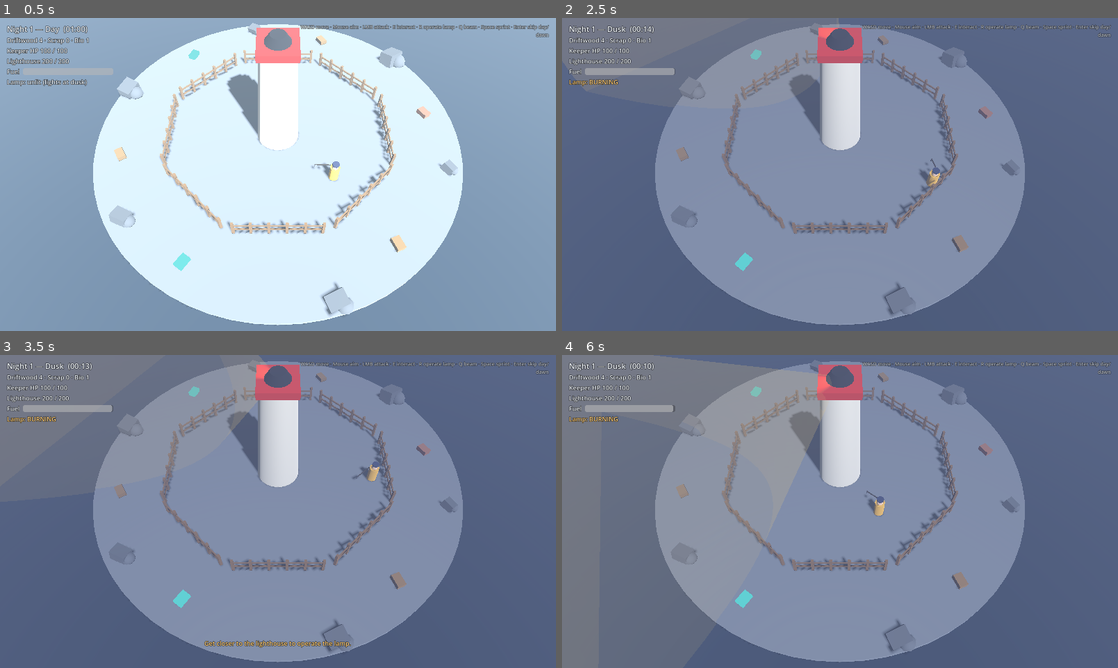
Above: before the commit, frames 1-4 (two rows, left to right).
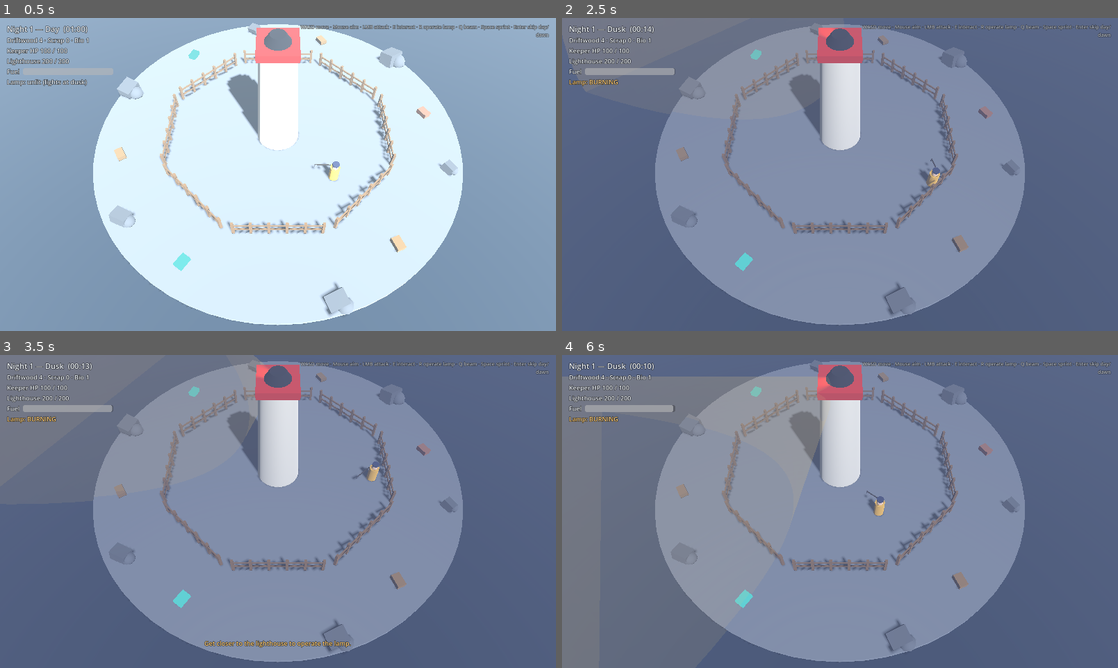
Above: after the commit, the same moments.

Repository: jamesbell2021/Animation-
Game: Godot game, scene res://scenes/main.tscn
Two runs of this game, one before a commit and one after it. Both use one fixed random seed, a clock stepped at 60 frames per second and the inputs below.
Inputs (mouse positions are in pixels of both pictures, inside the frame that each line leads up to):
- Up to frame 1 (0.5 s): no input
- Up to frame 2 (2.5 s): tap Enter (skip) at 0.5 s; move the mouse to (962, 158) at 0.52 s; hold D (move_right) 0.53-1.28 s; click (962, 158) at 0.6 s; move the mouse to (728, 190) at 1.27 s; hold S (move_down) 1.28-2.03 s; tap Q (beam_mode) at 1.35 s; move the mouse to (895, 105) at 2.02 s; hold D (move_right) from 2.03 s (still down); tap E (interact) at 2.1 s
- Up to frame 3 (3.5 s): move the mouse to (250, 574) at 2.77 s; release D (move_right) at 2.78 s; hold W (move_up) from 2.78 s (still down); tap R (operate) at 2.85 s; click (250, 574) at 2.92 s
- Up to frame 4 (6 s): move the mouse to (1006, 558) at 3.52 s; release W (move_up) at 3.53 s; hold Space (sprint) 3.53-4.28 s; hold A (move_left) 3.53-5.03 s; move the mouse to (673, 464) at 4.27 s; click (673, 464) at 4.35 s; move the mouse to (867, 511) at 5.02 s; hold S (move_down) 5.03-5.78 s; tap Q (beam_mode) at 5.1 s; click (867, 511) at 5.17 s; move the mouse to (756, 433) at 5.77 s; hold D (move_right) from 5.78 s (still down); tap E (interact) at 5.85 s

Frame 1 is identical in both runs. In frame 2, less than 0.1% of the frame differs, in the area x 0-50%, y 3-24%; in frame 3, less than 0.1%; in frame 4, 2.0%, in the area x 0-49%, y 0-34%.

Commit message:
Sea They Are Angry: lamp beam hits only what it visibly lights
The sweep was a flat 2D test, so the focused beam burned creatures
beside the lighthouse where no light reached. The lamp now tests its
3D cone against feet, waist and head points on each creature and tilts
30 degrees down. Wide beam reaches 3.2 to 18.8 m out, focused 8.2 to
16.6 m: burn them in the shallows, boathook them up close.

Co-Authored-By: Claude Opus 5.5 <noreply@anthropic.com>
Claude-Session: https://claude.ai/code/session_01VVMWTibbavWm63GrLsXH3n

Diff:
--- a/sea-they-are-angry/scenes/enemies/enemy.gd
+++ b/sea-they-are-angry/scenes/enemies/enemy.gd
@@ -14,6 +14,8 @@
 const SINK_RATE := 0.25
 const KNOCKBACK := 3.0
 const KNOCKBACK_DECAY := 8.0
+# Heights on the body the lamp tests against its cone: feet, waist, head.
+const LIGHT_PROBE_HEIGHTS := [0.3, 1.0, 1.8]
 
 var hp := 10
 var max_hp := 10
@@ -49,6 +51,13 @@
 
 func pick_target() -> Node3D:
 	return lighthouse
+
+# Points the lamp tests against its cone. Override for odd shapes (the Eel's head).
+func light_probe_points() -> Array:
+	var out: Array = []
+	for h in LIGHT_PROBE_HEIGHTS:
+		out.append(global_position + Vector3(0.0, float(h), 0.0))
+	return out
 
 func _enter_Arrived() -> void:
 	velocity = Vector3.ZERO
--- a/sea-they-are-angry/scenes/systems/lamp.gd
+++ b/sea-they-are-angry/scenes/systems/lamp.gd
@@ -18,7 +18,7 @@
 const UNMANNED_MULT := 0.8
 const AUTO_SWEEP_DEG := 20.0
 const AIM_SHARPNESS := 6.0
-const TILT_DEG := -22.0
+const TILT_DEG := -30.0
 const BOOST_TIME := 30.0
 const BOOST_MULT := 1.3
 const ENERGY_SCALE := 3.0
@@ -155,22 +155,25 @@
 		_set_state(State.GUTTERING)
 
 func _sweep(delta: float) -> void:
-	var fwd := Vector2(-sin(yaw), -cos(yaw))
-	var origin := global_position
+	# True 3D cone test, so only what the player can see lit is affected.
+	# The lamp is high and tilted, so it cannot reach the ground near its own base.
+	var origin := _light.global_position
+	var fwd := -_light.global_transform.basis.z
 	var r := current_range()
 	var half := deg_to_rad(current_angle())
 	for e in get_tree().get_nodes_in_group("enemies"):
-		if not (e is Node3D):
+		if not (e is Node3D) or not e.has_method("in_light"):
 			continue
-		var p: Vector3 = e.global_position
-		var to := Vector2(p.x - origin.x, p.z - origin.z)
-		var d := to.length()
-		if d > r:
-			continue
-		if d > 0.001 and absf(fwd.angle_to(to)) > half:
-			continue
-		if e.has_method("in_light"):
-			e.in_light(mode, delta)
+		var probes: Array = []
+		if e.has_method("light_probe_points"):
+			probes = e.light_probe_points()
+		else:
+			probes = [e.global_position]
+		for p in probes:
+			var to: Vector3 = p - origin
+			if to.length() <= r and fwd.angle_to(to) <= half:
+				e.in_light(mode, delta)
+				break
 
 func _flicker(delta: float) -> void:
 	_flicker_t += delta
--- a/sea-they-are-angry/tests/slice_behaviour.gd
+++ b/sea-they-are-angry/tests/slice_behaviour.gd
@@ -195,30 +195,32 @@
 	p0 = s.global_position
 	await frames(30)
 	var lit_speed: float = Geo.flat_dist(p0, s.global_position) / 0.5
-	print("   lamp state ", lamp.state, " lit ", lamp.is_lit(), " yaw ", lamp.yaw, " op ", lamp.operator, " lamp pos ", lamp.global_position, " s pos ", s.global_position, " state ", s.state, " phase ", Cycle.phase, " run ", Run.active)
-	s.speed_mult = 1.0
-	lamp._sweep(0.016)
-	print("   after manual sweep speed_mult ", s.speed_mult)
 	print("   Bloated speed unlit ", snappedf(dark_speed, 0.01), "  lit ", snappedf(lit_speed, 0.01))
 	check(dark_speed > 1.4 and lit_speed > 0.8 and lit_speed < 1.1, "beam slows a Bloated from 1.6 to ~0.96 m/s")
 	check(s._lit_k > 0.9 and s._visual.scale.y < 0.9, "lit Bloated visibly pales and cowers")
-	# Focused beam burns at 10/s instead of slowing.
+	# Focused beam: dead zone near the lighthouse, burns 10/s further out.
 	lamp.toggle_mode()
-	var hp0: int = s.hp
-	p0 = s.global_position
+	var near_hp: int = s.hp
+	var near_d: float = Geo.flat_dist(s.global_position, Vector3.ZERO)
+	await frames(30)
+	check(s.hp == near_hp, "focused beam cannot reach a Bloated %.1f m from the lighthouse" % near_d)
+	s.queue_free()
+	var s2 := Bloated.new()
+	s2.lighthouse = lh
+	s2.position = Vector3(13.0, 0, 0)
+	main.get_node("Enemies").add_child(s2)
+	await wait_until(func(): return s2.state == &"Approach", 120)
+	var hp0: int = s2.hp
+	p0 = s2.global_position
 	await frames(60)
-	var f_speed: float = Geo.flat_dist(p0, s.global_position) / 1.0
-	print("   focused: hp ", hp0, " -> ", s.hp, " in 1 s, speed ", snappedf(f_speed, 0.01), " state ", s.state)
-	check(s.hp <= hp0 - 9 and s.hp >= hp0 - 11, "focused beam burns ~10 hp per second")
-	check(s._burn_k > 0.9, "burning Bloated glows orange")
+	var f_speed: float = Geo.flat_dist(p0, s2.global_position) / 1.0
+	print("   focused at ~12 m: hp ", hp0, " -> ", s2.hp, " in 1 s, speed ", snappedf(f_speed, 0.01))
+	check(s2.hp <= hp0 - 9 and s2.hp >= hp0 - 11, "focused beam burns ~10 hp per second out past the fences")
+	check(f_speed > 1.4, "focused beam burns without slowing")
+	check(s2._burn_k > 0.9, "burning Bloated glows orange")
+	s2.queue_free()
 	lamp.toggle_mode()
-	lamp.yaw = PI
 	lamp.set_operator(null)
-	lamp.yaw = PI
-	await frames(2)
-	lamp.yaw = PI
-	lamp.set_operator(null)
-	s.queue_free()
 
 	player.camera = cam
 	# Dawn save, then stock persists.
Not shown, changed: sea-they-are-angry/HANDOFF.md
Not shown, changed: sea-they-are-angry/docs/DECISIONS.md
